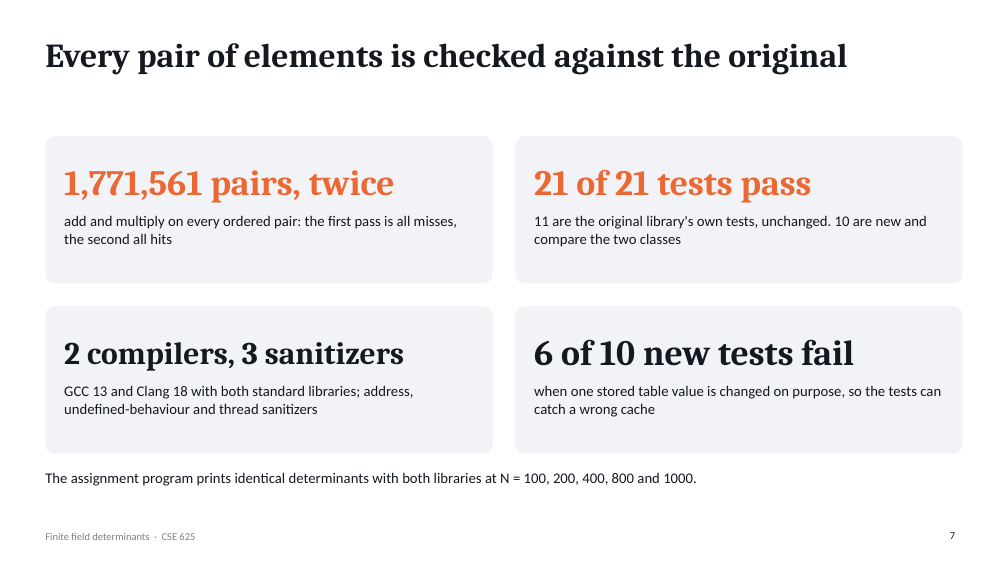
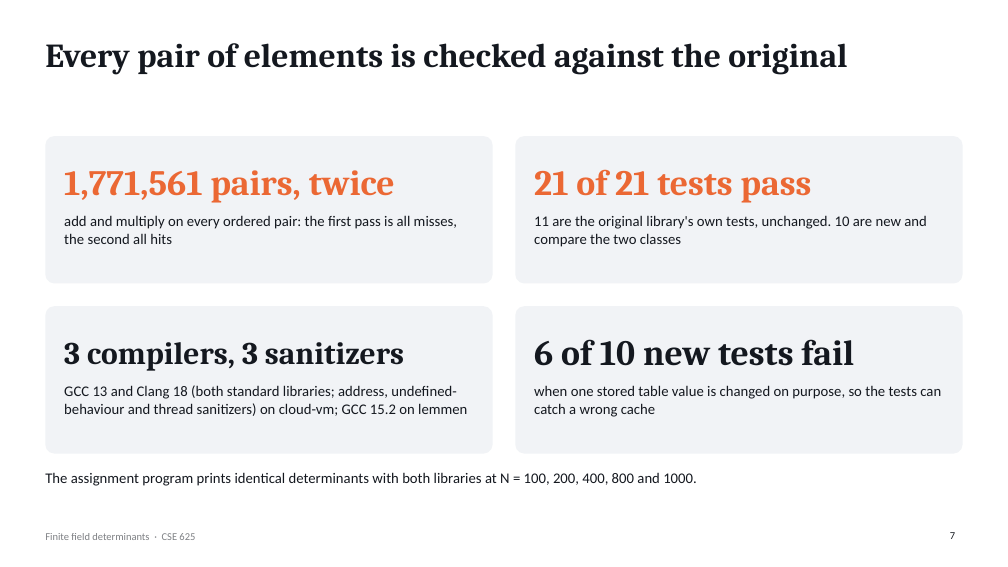
Before and after one commit to Jplangdon/algebra-assignment, a slide deck: slide 7 of slides/presentation.pptx. Drawn at 1008x567 pixels with LibreOffice and Linux fonts; fonts in the diff are those of the drawing. Boxes give left, top, right and bottom in pixels: in the first picture for what was removed or moved away, otherwise in the second. Text is boxed around its words. In the diff, an @@ line names an element or a change of style, - is before the commit and + after.

Commit message:
Show the real dependency entry and the lemmen test results in the PowerPoint deck

```diff
--- a/slides/presentation.pptx
+++ b/slides/presentation.pptx
@@ text at bbox=[64, 342, 404, 371]: text changed @@
-2 compilers, 3 sanitizers
+3 compilers, 3 sanitizers
@@ text at bbox=[64, 385, 467, 416]: text changed @@
-GCC 13 and Clang 18 with both standard libraries; address, undefined-behaviour and thread sanitizers
+GCC 13 and Clang 18 (both standard libraries; address, undefined-behaviour and thread sanitizers) on cloud-vm; GCC 15.2 on lemmen
```
Also in this commit, not shown: 1 other slide changed, 1 other file.
